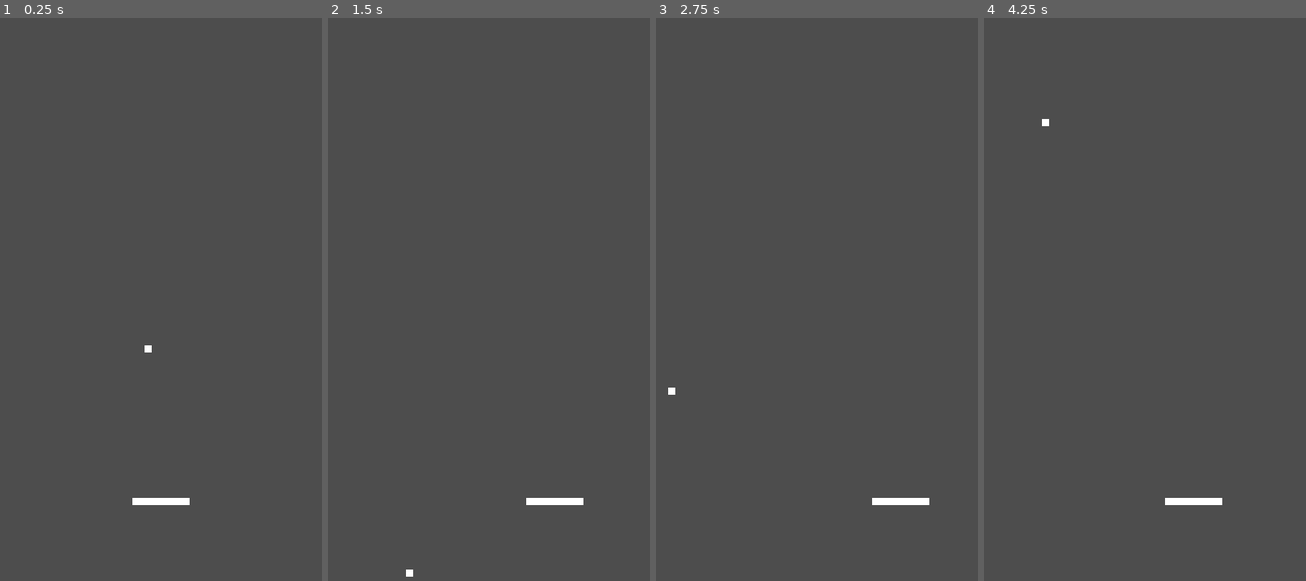
Above: before the commit, frames 1-4 (left to right).
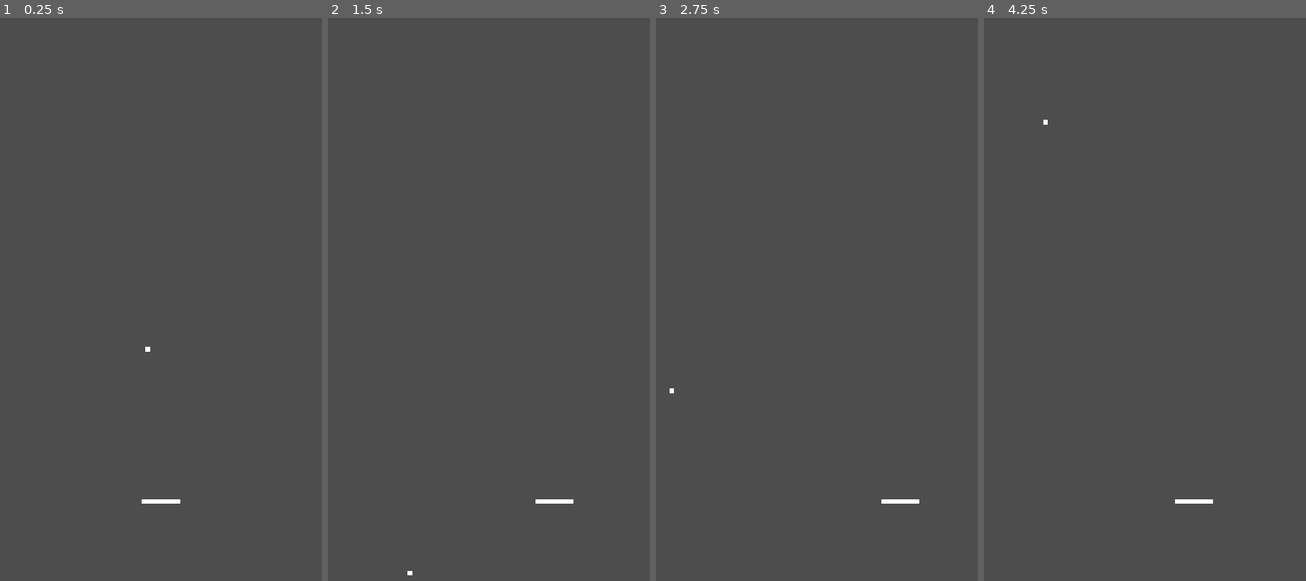
Above: after the commit, the same moments.

Repository: hoalex21/PongShot
Game: Godot game, scene res://game.tscn
Same seed, same stepped clock (60 frames per second), same inputs: the game is played once before the commit and once after it.
Inputs:
- Up to frame 1 (0.25 s): no input
- Up to frame 2 (1.5 s): hold Right (move_right) 0.53-1.28 s; tap Enter at 1.25 s; hold Left (move_left) from 1.28 s (still down)
- Up to frame 3 (2.75 s): tap Space at 2 s; release Left (move_left) at 2.03 s; hold Right (move_right) from 2.03 s (still down)
- Up to frame 4 (4.25 s): release Right (move_right) at 3.53 s; hold Left (move_left) from 3.53 s (still down)

The runs differ from the first frame. In frame 1, 0.1% of the frame differs, in the area x 41-59%, y 58-87%; in frame 2, 0.2%, in the area x 24-80%, y 85-100%; in frame 3, 0.2%; in frame 4, 0.2%.

Commit message:
reduce ufo spawn x axis

Diff:
--- a/ball.tscn
+++ b/ball.tscn
@@ -7,7 +7,7 @@
 size = Vector2(8, 8)
 
 [node name="Ball" type="Area2D"]
-scale = Vector2(3, 3)
+scale = Vector2(2, 2)
 script = ExtResource("2_02qah")
 
 [node name="CollisionShape2D" type="CollisionShape2D" parent="."]
--- a/player.tscn
+++ b/player.tscn
@@ -7,7 +7,7 @@
 size = Vector2(64, 8)
 
 [node name="Player" type="Area2D"]
-scale = Vector2(3, 3)
+scale = Vector2(2, 2)
 script = ExtResource("1_ekces")
 metadata/_edit_group_ = true
 
--- a/ufo.tscn
+++ b/ufo.tscn
@@ -10,6 +10,7 @@
 position = Vector2(2.08165e-12, 2.08165e-12)
 scale = Vector2(7, 7)
 script = ExtResource("1_5blgm")
+min_x = 80
 initial_y = -50
 
 [node name="CollisionShape2D" type="CollisionShape2D" parent="."]
